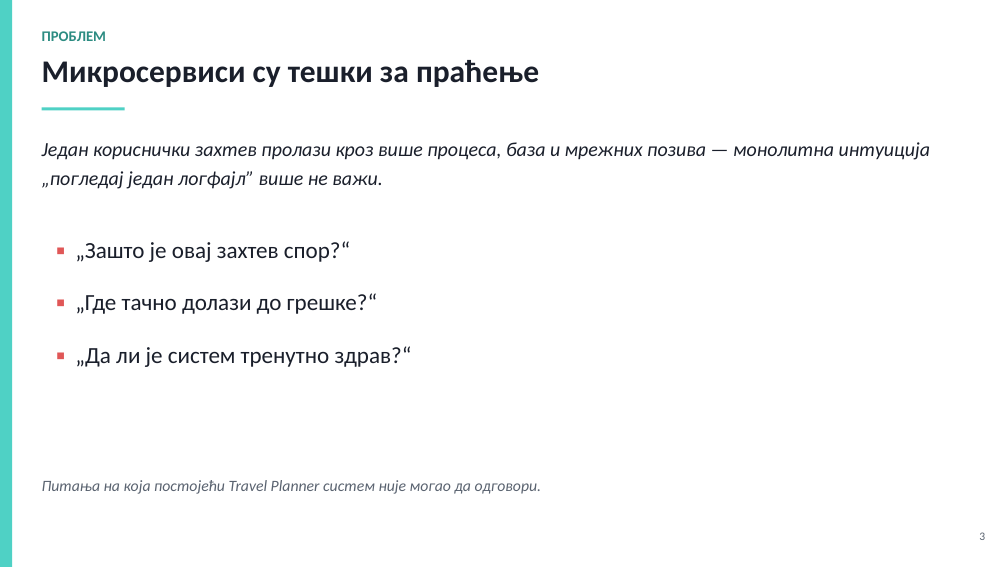
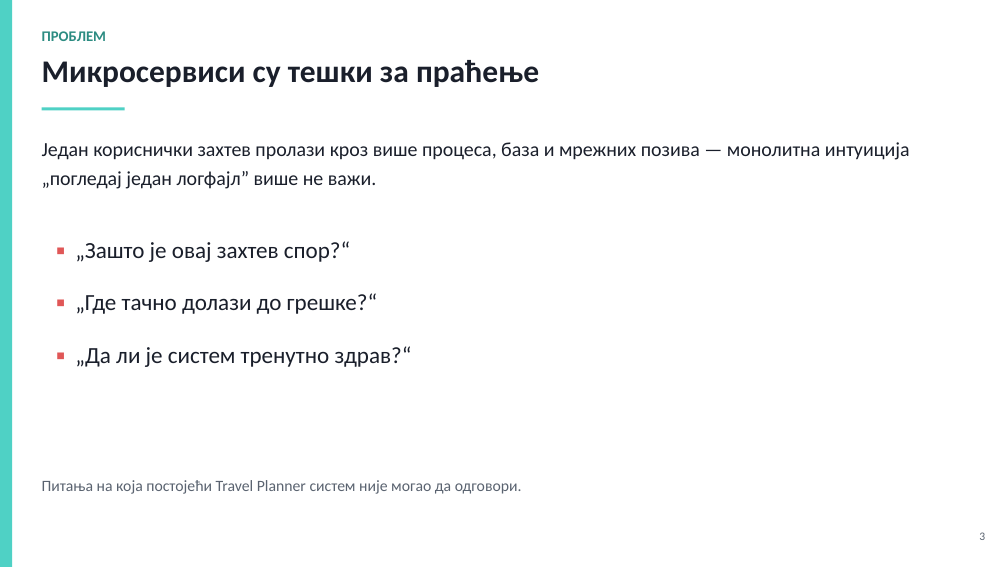
Before and after one commit to deechky/Web2, a slide deck: slide 3 of docs/prezentacija-odbrana.pptx. Drawn at 1008x567 pixels with LibreOffice and Linux fonts; fonts in the diff are those of the drawing. Boxes give left, top, right and bottom in pixels: in the first picture for what was removed or moved away, otherwise in the second. Text is boxed around its words. In the diff, an @@ line names an element or a change of style, - is before the commit and + after.

Commit message:
docs: fix presentation - remove italic text (hard to read in Cyrillic), clarify Travel Planner is the student's own app not a pre-existing one

```diff
--- a/docs/prezentacija-odbrana.pptx
+++ b/docs/prezentacija-odbrana.pptx
@@ text "Један кориснички захтев пролази кроз ..." at [42, 142, 910, 189]: italic off @@
@@ text "Питања на која постојећи Travel ..." at [42, 480, 522, 494]: italic off @@
```
Also in this commit, not shown: 4 other slides changed, 1 other file.
